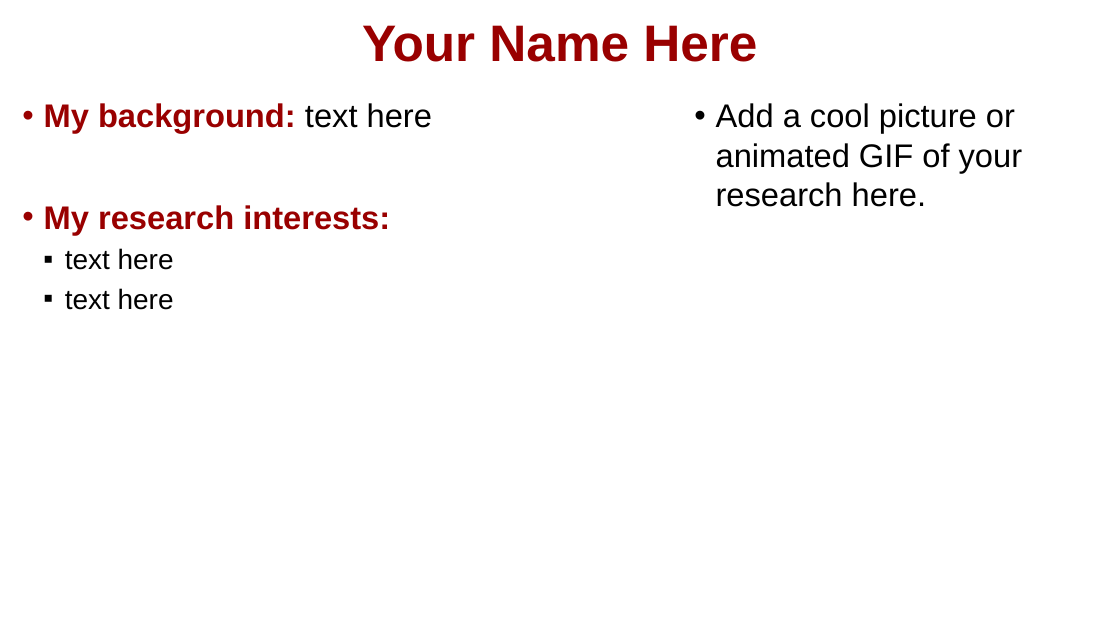
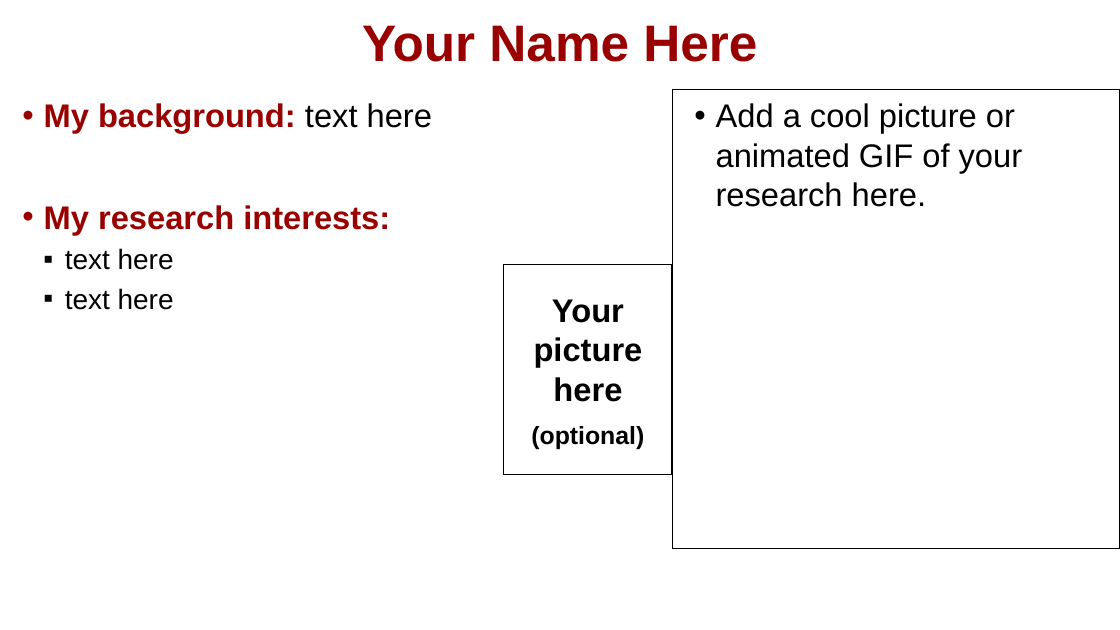
Before and after one commit to physicell-training/ws2023, a slide deck: slide 1 of templates/PhysiCell_ws_intro_template.pptx. Drawn at 1120x630 pixels with LibreOffice and Linux fonts; fonts in the diff are those of the drawing; background and template pictures are left out. Boxes give left, top, right and bottom in pixels: in the first picture for what was removed or moved away, otherwise in the second. Text is boxed around its words. In the diff, an @@ line names an element or a change of style, - is before the commit and + after.

```diff
--- a/templates/PhysiCell_ws_intro_template.pptx
+++ b/templates/PhysiCell_ws_intro_template.pptx
@@ text "Add a cool picture or ...": place and size @@
-text "Add a cool picture or ..." at (716,103,1023,207)
+text "Add a cool picture or ..." at (672,90,1120,549)
@@ text "Add a cool picture or ..." at (672,90,1120,549): outline none to #000000 0.75 pt @@
@@ rectangle added at (504,264,672,475), outline #000000 0.75 pt, 21 pt, text #000000, bold @@
+Your picture here
+(optional)
```
Also in this commit, not shown: 1 other slide changed.
